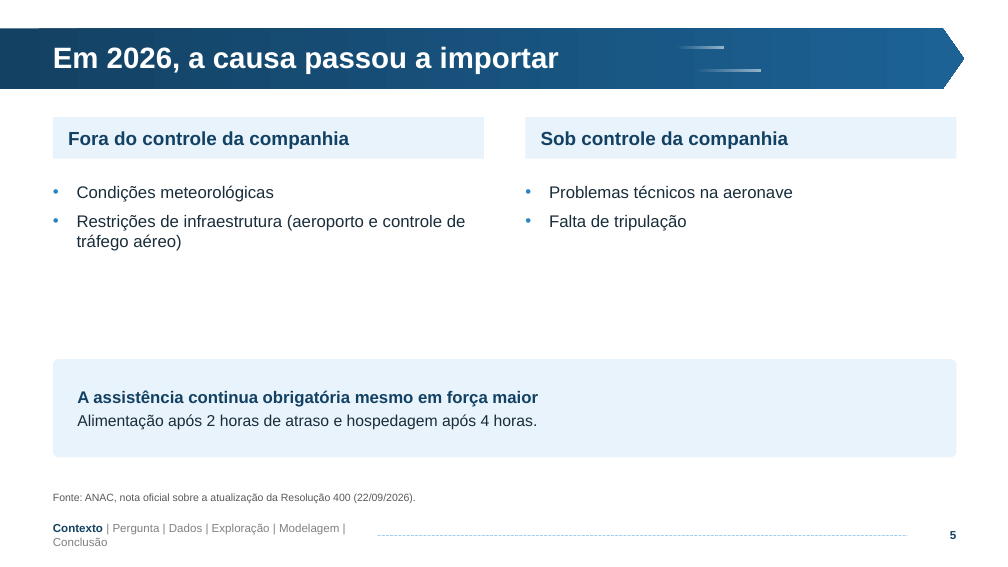
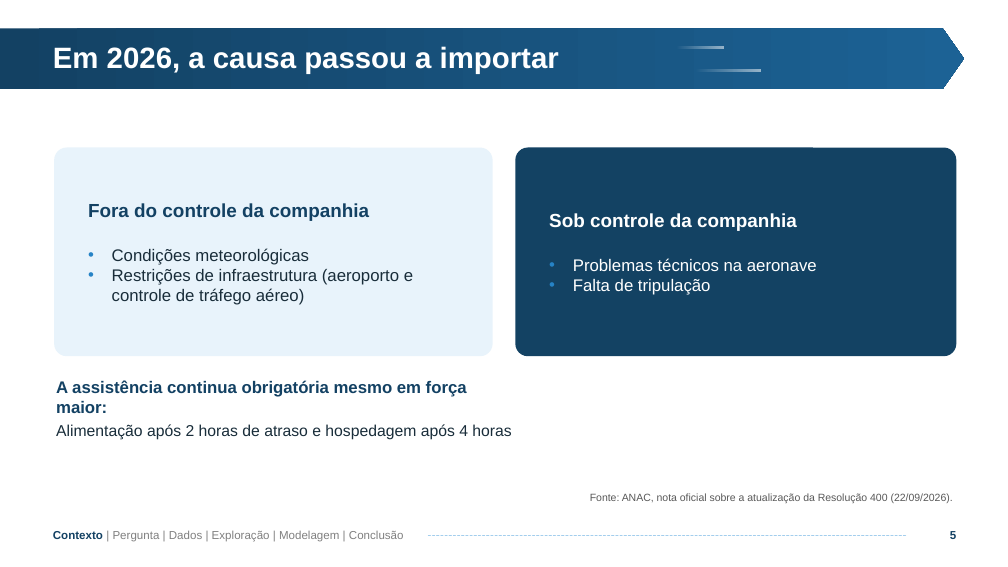
Before and after one commit to Matex0406/Projeto_2_CB, a slide deck: slide 5 of Projeto 2 - CB.pptx. Drawn at 1008x567 pixels with LibreOffice and Linux fonts; fonts in the diff are those of the drawing; background and template pictures are left out. Boxes give left, top, right and bottom in pixels: in the first picture for what was removed or moved away, otherwise in the second. Text is boxed around its words. In the diff, an @@ line names an element or a change of style, - is before the commit and + after.

```diff
--- a/Projeto 2 - CB.pptx
+++ b/Projeto 2 - CB.pptx
@@ text removed at [53,117,484,159] @@
-Fora do controle da companhia
@@ text removed at [526,117,957,159] @@
-Sob controle da companhia
@@ rounded rectangle "Fora do controle da companhia": place and size @@
-rounded rectangle "Fora do controle da companhia" at [77,185,466,251]
+rounded rectangle "Fora do controle da companhia" at [54,147,493,356]
@@ rounded rectangle "Fora do controle da companhia" at [54,147,493,356]: vertical alignment top to middle; fill none to #E8F3FB @@
@@ rounded rectangle "Sob controle da companhia": place and size @@
-rounded rectangle "Sob controle da companhia" at [549,185,793,231]
+rounded rectangle "Sob controle da companhia" at [516,147,957,356]
@@ rounded rectangle "Sob controle da companhia" at [516,147,957,356]: vertical alignment top to middle; fill none to #134263 @@
@@ text in rounded rectangle at [88,203,369,221]: paragraph added @@
+Fora do controle da companhia
@@ text in rounded rectangle at [549,213,797,231]: paragraph added @@
+Sob controle da companhia
@@ text in rounded rectangle at [112,248,413,305]: less space between paragraphs @@
@@ text in rounded rectangle at [573,258,817,295]: text colour #1A2D3A to #FFFFFF in "Problemas técnicos na aeronave", "Falta de tripulação"; less space between paragraphs @@
@@ text "A assistência continua obrigatória mesmo ...": place and size @@
-text "A assistência continua obrigatória mesmo ..." at [53,359,957,457]
+text "A assistência continua obrigatória mesmo ..." at [56,380,511,440]
@@ text "A assistência continua obrigatória mesmo ..." at [56,380,511,440]: vertical alignment middle to top; fill #E8F3FB to none @@
@@ text at [56,380,511,440]: text changed @@
-A assistência continua obrigatória mesmo em força maior
-Alimentação após 2 horas de atraso e hospedagem após 4 horas.
+A assistência continua obrigatória mesmo em força maior:
+Alimentação após 2 horas de atraso e hospedagem após 4 horas
@@ text "Fonte: ANAC, nota oficial sobre ..." at [590,493,953,503]: alignment left to right @@
@@ text "Contexto | Pergunta | Dados ..." rewrapped from [53,523,339,546] to [53,530,404,542] @@
@@ line moved from (378, 535) - (907, 535) to (429, 535) - (907, 535) @@
```
Also in this commit, not shown: 30 other slides changed, 2 other files.
